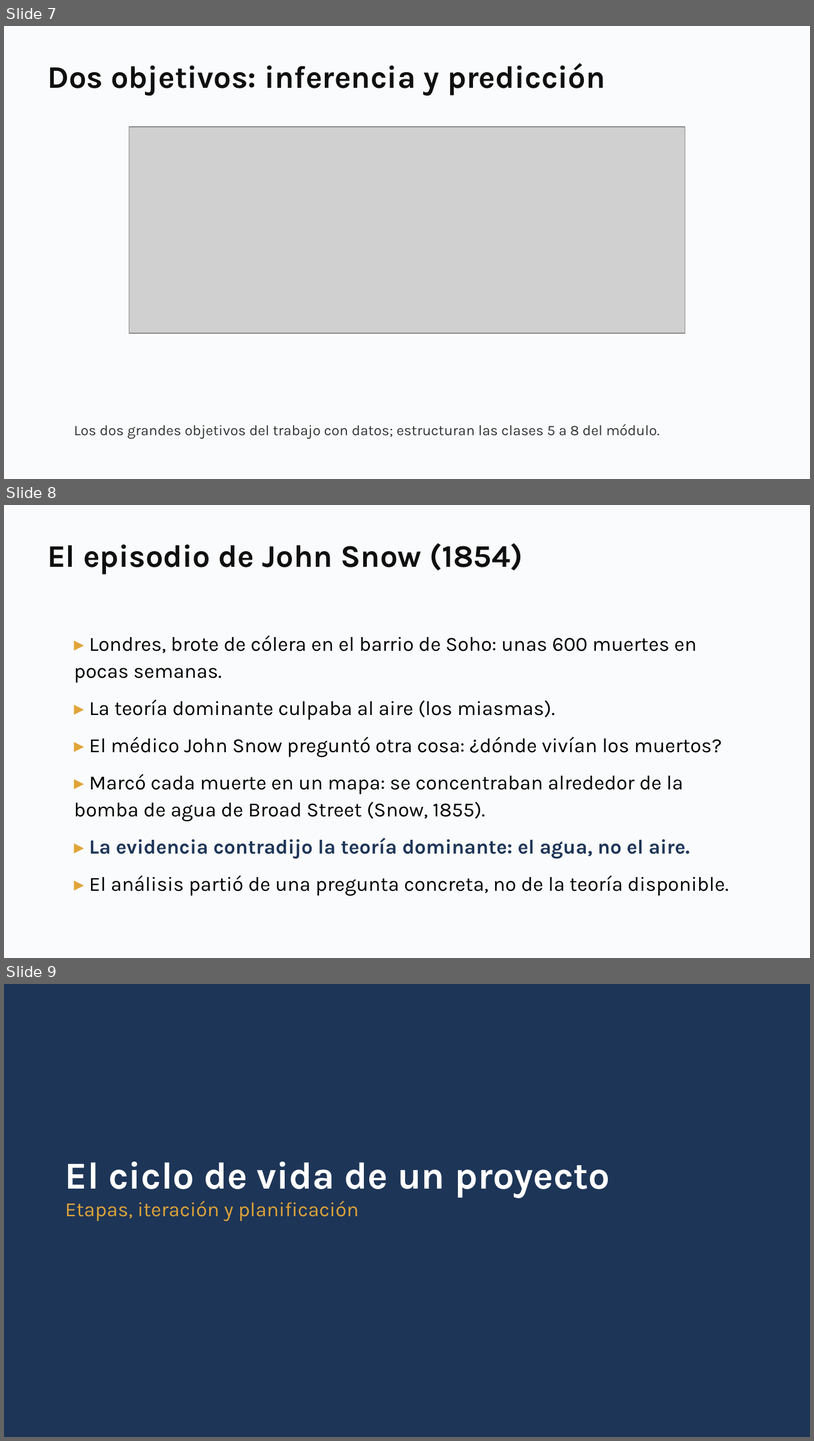
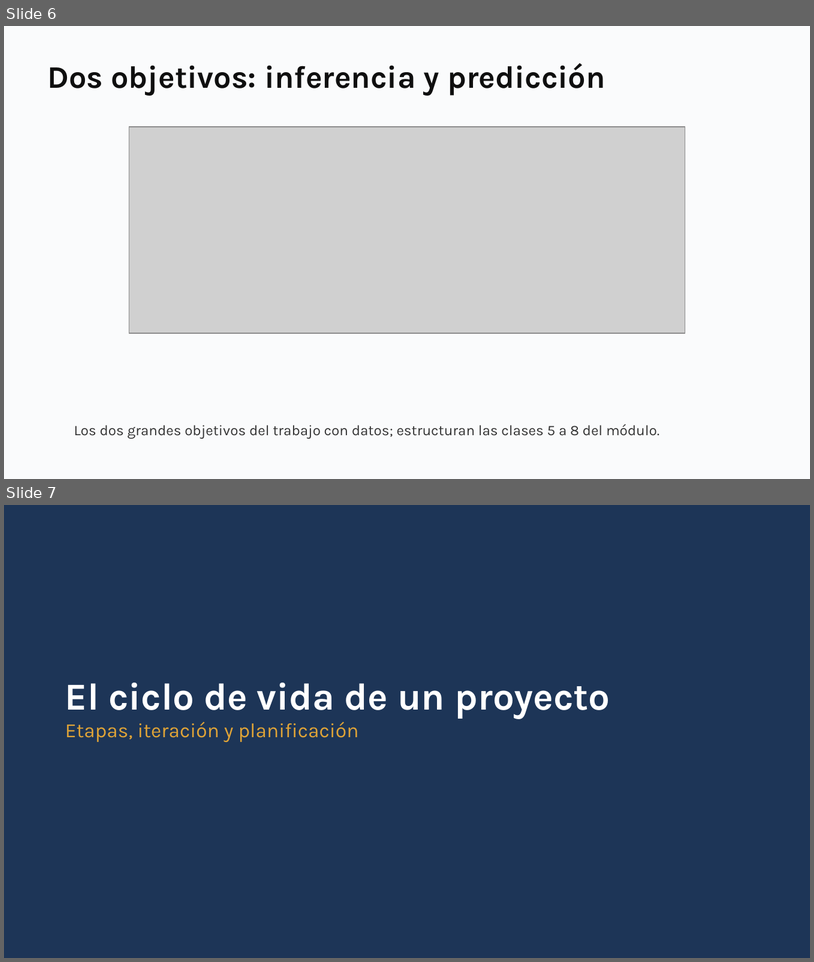
Before and after one commit to daniopitz/diplomado-cdd, a slide deck: presentaciones/clase01_fundamentos_ecosistema.pptx. Shown one above the other, each under a label of ours: slides 7, 8 and 9 before the commit, slides 6 and 7 after it. The pictures are 814x1441 and 814x962 pixels, drawn with LibreOffice and Linux fonts; fonts in the diff are those of the drawing; grey boxes stand for pictures. Boxes give left, top, right and bottom in pixels: in the first picture for what was removed or moved away, otherwise in the second. Text is boxed around its words. In the diff, an @@ line names an element or a change of style, - is before the commit and + after.

```diff
--- a/presentaciones/clase01_fundamentos_ecosistema.pptx
+++ b/presentaciones/clase01_fundamentos_ecosistema.pptx
@@ slide 8 removed at [4, 505, 810, 958], background #FFFFFF @@
@@ rectangle removed at [4, 505, 810, 958] @@
@@ text removed at [47, 543, 523, 574] @@
-El episodio de John Snow (1854)
@@ text removed at [74, 635, 729, 896] @@
-▸ Londres, brote de cólera en el barrio de Soho: unas 600 muertes en pocas semanas.
-▸ La teoría dominante culpaba al aire (los miasmas).
-▸ El médico John Snow preguntó otra cosa: ¿dónde vivían los muertos?
-▸ Marcó cada muerte en un mapa: se concentraban alrededor de la bomba de agua de Broad Street (Snow, 1855).
-▸ La evidencia contradijo la teoría dominante: el agua, no el aire.
-▸ El análisis partió de una pregunta concreta, no de la teoría disponible.
@@ what was slide 7 is now slide 6 @@
@@ what was slide 9 is now slide 7 @@
```
Also in this commit, not shown: 3 slides changed, 1 other slide removed, 1 other file.
